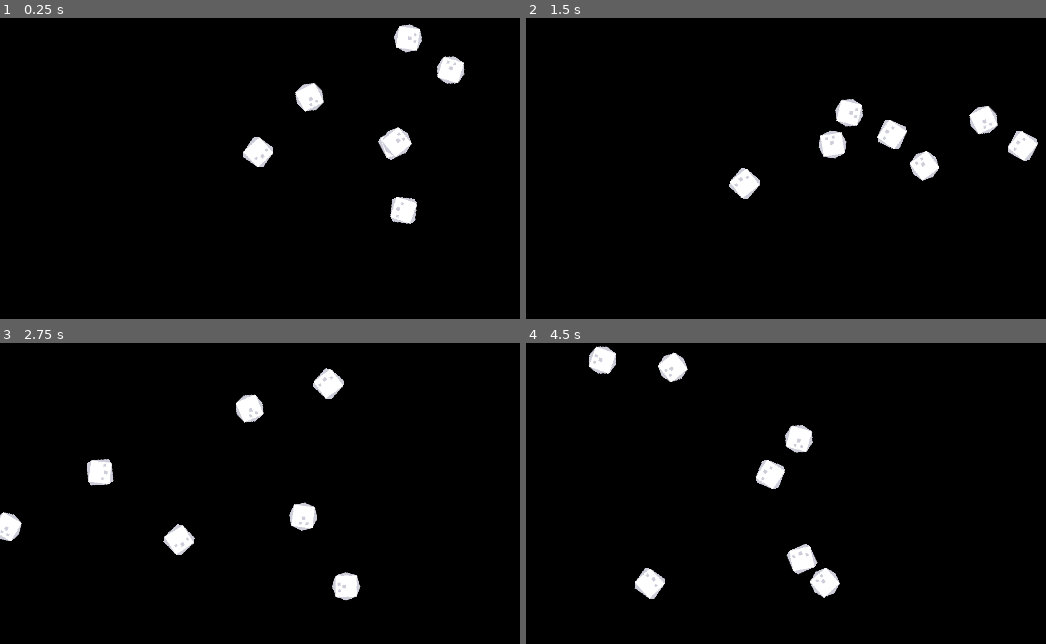
Above: before the commit, frames 1-4 (two rows, left to right).
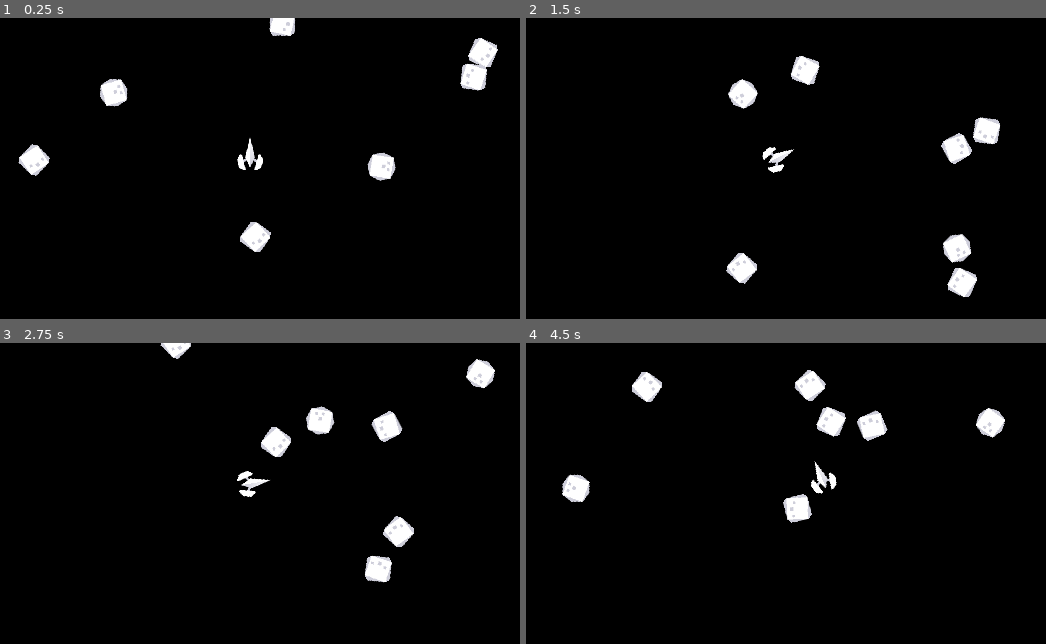
Above: after the commit, the same moments.

Repository: chrissearle/godot_simple_asteroids
Game: Godot game, scene res://World.tscn
The game is run twice, just before and just after one commit, with the same random seed, the same clock (stepped at 60 frames per second) and the same inputs.
Inputs:
- Up to frame 1 (0.25 s): no input
- Up to frame 2 (1.5 s): tap Enter (ui_accept) at 0.5, 1.35 s; hold Right (ui_right) 0.53-1.28 s; hold Enter (ui_accept) 0.53-1.28 s; hold Left (ui_left) from 1.28 s (still down)
- Up to frame 3 (2.75 s): tap Enter (ui_accept) at 1.52, 1.82 s; release Left (ui_left) at 2.03 s; hold Right (ui_right) from 2.03 s (still down); hold Enter (ui_accept) from 2.03 s (still down)
- Up to frame 4 (4.5 s): release Right (ui_right) at 2.78 s; release Enter (ui_accept) at 2.78 s; hold Up (ui_up) 2.78-3.53 s; tap Enter (ui_accept) at 2.85, 3.02, 3.32, 4.35 s; hold Enter (ui_accept) 3.53-4.28 s; hold Left (ui_left) from 3.53 s (still down)

The runs differ from the first frame. In frame 1, 5.1% of the frame differs, in the area x 3-96%, y 0-78%; in frame 2, 5.5%; in frame 3, 5.5%; in frame 4, 5.8%, in the area x 6-93%, y 0-86%.

Commit message:
Signals and split asteroid on hit

Diff:
--- a/Asteroid.gd
+++ b/Asteroid.gd
@@ -17,6 +17,8 @@
 var direction = Vector2.ZERO
 var rotation_speed = 0
 
+signal hit(area, position, large)
+
 func _ready():
 	randomize()
 
@@ -27,6 +29,12 @@
 	direction = Vector2(build_direction(), build_direction())
 
 	rotation_speed = (2 * rotation_max * randf()) - rotation_max
+
+func change_size(large):
+	is_large = large
+
+	rand_sprite()
+
 
 func rand_sprite():
 	var choose_a = randi() % 2 == 0
@@ -59,14 +67,8 @@
 func build_direction():
 	return (1.0 - randf() * 2) * speed_max * (1.0 + randf())
 
-
 func _on_Asteroid_area_entered(area):
 	if area.is_in_group("Bullet"):
+		# Remove bullet
 		area.queue_free()
-		if is_large:
-			is_large = false
-			get_parent().explode_sound()
-			rand_sprite()
-		else:
-			get_parent().explode_sound()
-			queue_free()
+		emit_signal("hit", self, global_position, is_large)
--- a/Player.gd
+++ b/Player.gd
@@ -1,10 +1,12 @@
 extends Area2D
 
-const rotation_amount = 1
+const rotation_amount = 2
 
 const bullet = preload("res://Bullet.tscn")
 
 onready var tip = $Tip
+
+signal kill
 
 func _process(delta):
 
@@ -32,4 +34,4 @@
 
 func _on_Player_area_entered(area):
 	if area.is_in_group("Asteroid"):
-		get_parent().kill_player()
+		emit_signal("kill")
--- a/World.gd
+++ b/World.gd
@@ -8,24 +8,44 @@
 onready var fire_sound_player = $FireSoundPlayer
 onready var kill_sound_player = $KillSoundPlayer
 
+var alive = true
+
 func _ready():
 	player.position = size / 2
 
 	randomize()
 
+	player.connect("kill", self, "kill_player")
+
 	for i in range(7):
-		var asteroid_instance = asteroid.instance()
+		build_asteroid(true, true, null)
 
-		asteroid_instance.position = Vector2(size.x * randf(), size.y * randf())
-
-		add_child(asteroid_instance)
+func _process(delta):
+	if not alive and Input.is_action_pressed("ui_accept"):
+		get_tree().reload_current_scene()
 
 func fire_sound():
 	fire_sound_player.play()
 
 func kill_player():
 	kill_sound_player.play()
+	alive = false
 	player.queue_free()
 
-func explode_sound():
-	pass
+func hit(asteroid_area, pos, large):
+	# Play explode
+	if large:
+		for i in range(3):
+			build_asteroid(false, false, pos)
+
+	asteroid_area.queue_free()
+
+func build_asteroid(large, random_position, fixed_position):
+	var asteroid_instance = asteroid.instance()
+	add_child(asteroid_instance)
+	if random_position:
+		asteroid_instance.global_position = Vector2(size.x * randf(), size.y * randf())
+	else:
+		asteroid_instance.global_position = fixed_position
+	asteroid_instance.change_size(large)
+	asteroid_instance.connect("hit", self, "hit")
